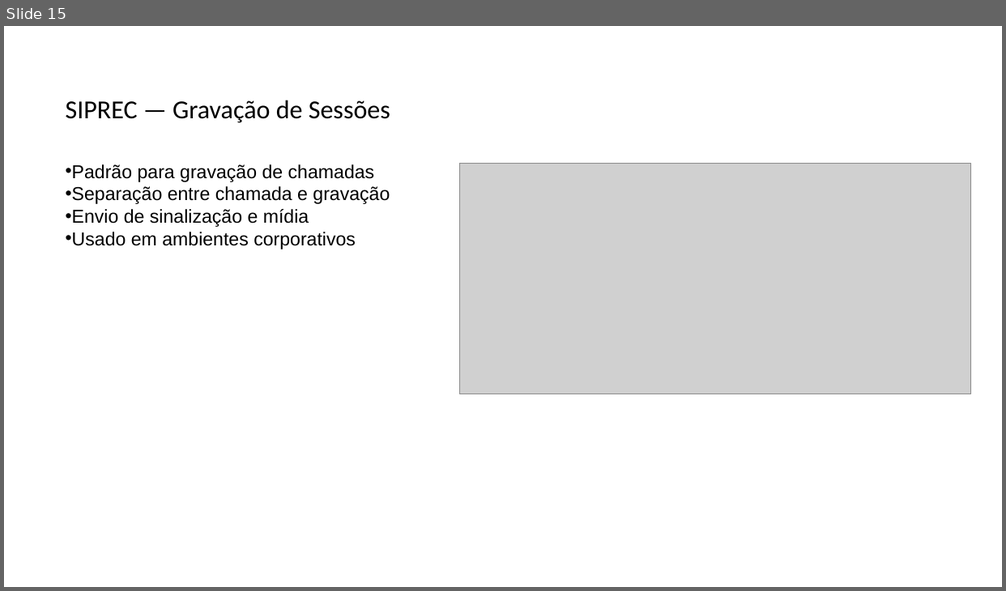
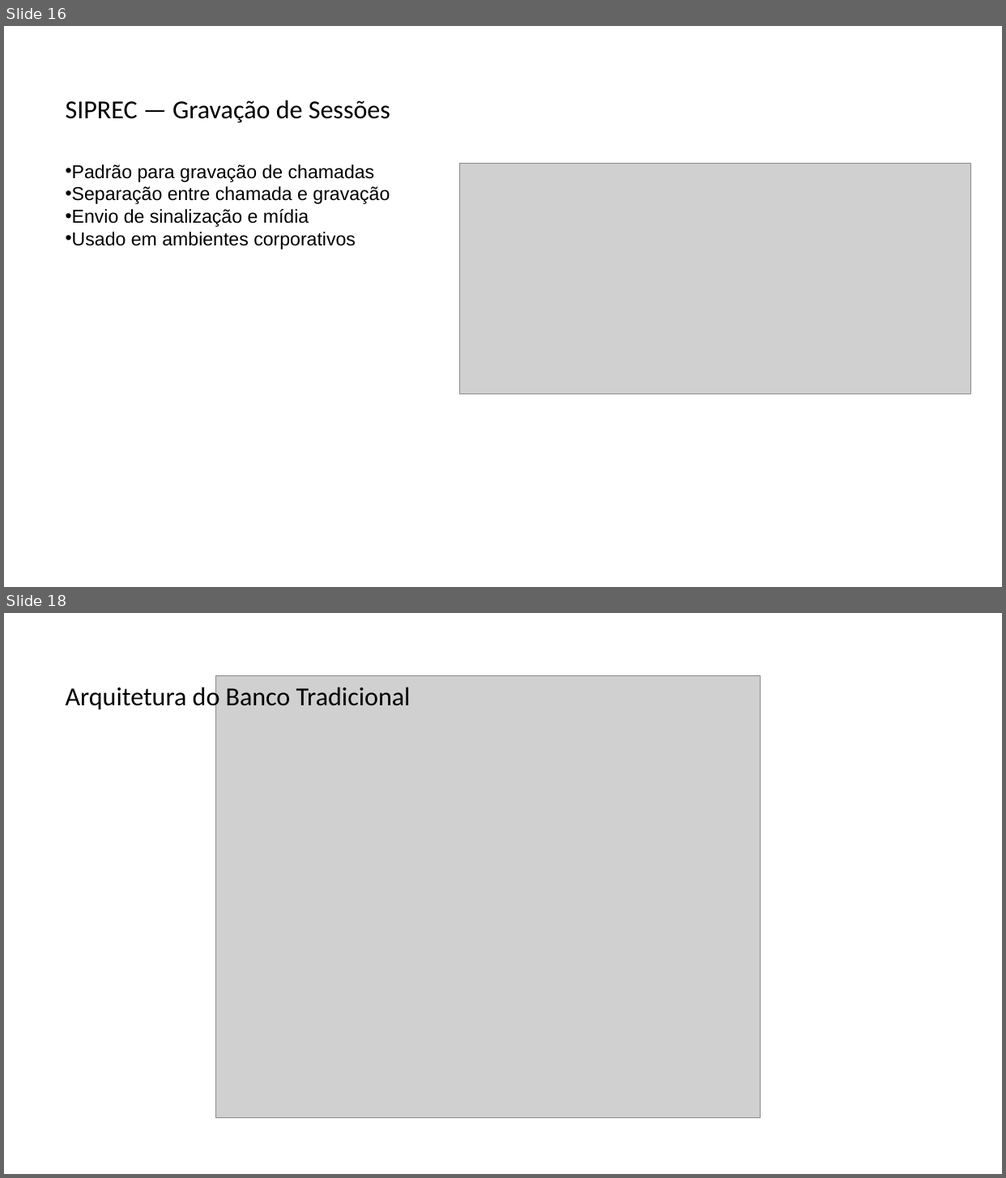
Before and after one commit to maiconrogerrosario/siprec_server, a slide deck: Arquitetura de Telefonia.pptx. Shown one above the other, each under a label of ours: slide 15 before the commit, slides 16 and 18 after it; the slides between them are not shown. The pictures are 1006x591 and 1006x1178 pixels, drawn with LibreOffice and Linux fonts; fonts in the diff are those of the drawing; grey boxes stand for pictures. Boxes give left, top, right and bottom in pixels: in the first picture for what was removed or moved away, otherwise in the second. Text is boxed around its words. In the diff, an @@ line names an element or a change of style, - is before the commit and + after.

```diff
--- a/Arquitetura de Telefonia.pptx
+++ b/Arquitetura de Telefonia.pptx
@@ slide 18 added at (4,613,1002,1174), background #FFFFFF @@
@@ text added at (66,683,411,712), 25 pt, text #000000 @@
+Arquitetura do Banco Tradicional
@@ picture added at (216,675,760,1118) @@
@@ what was slide 15 is now slide 16 @@
```
Also in this commit, not shown: 2 slides changed, 4 other slides added, 1 slide removed.
